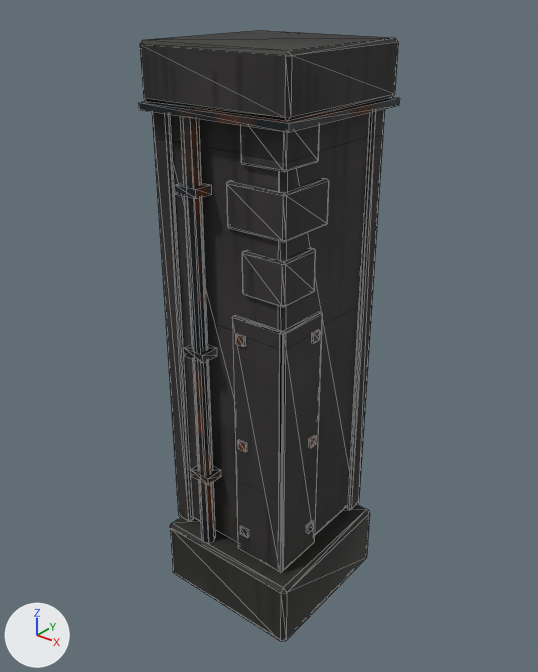
A saved change to the glTF model void-runner/assets/models/kit/kit_corner_outer_1m.glb.
The view is the same before and after, from a 50 mm lens placed at (3.04, -2.69, 3.8), pointed at (0.47, 0.51, 1.81). The lights are fixed; the arrows at lower left show +X, +Y and +Z. The picture after the commit comes second. Mesh edges are drawn as thin lines. Where no turn or scale is listed for an object, it has been applied to the vertices. Vertices at exactly the same position are counted once.

Objects in the first picture: 'kit_corner_outer_1m'.
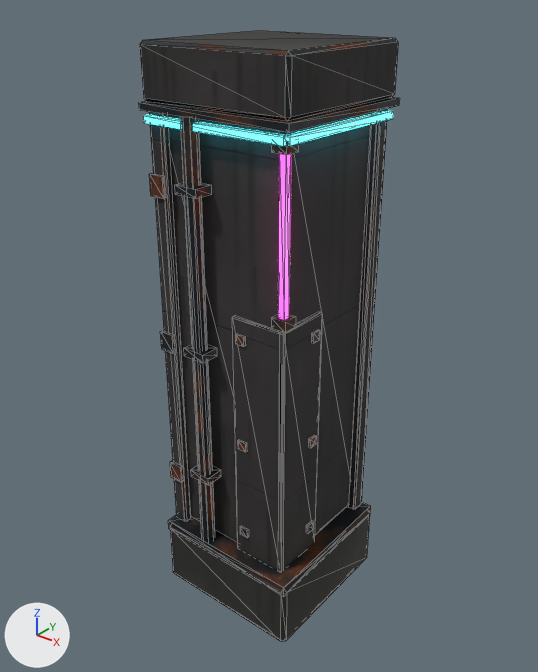
What changed in the scene script:
```text
Add mat_kit_emissive:
    mat_kit_emissive = bpy.data.materials.new('kit_emissive')
    mat_kit_emissive.use_nodes = True; mat_kit_emissive.node_tree.nodes.clear()
    _N = mat_kit_emissive.node_tree.nodes; _L = mat_kit_emissive.node_tree.links
    n0 = _N.new('ShaderNodeBsdfPrincipled'); n0.name = 'Principled BSDF'
    n0.inputs[0].default_value = (0.0, 0.0, 0.0, 1.0)  # 'Base Color', black #000000
    n0.inputs[28].default_value = 6.0  # 'Emission Strength'
    n1 = _N.new('ShaderNodeOutputMaterial'); n1.name = 'Material Output'
    n2 = _N.new('ShaderNodeTexImage'); n2.name = 'Image Texture'
    n2.image = img_kit_emissive_color_png
    _L.new(n0.outputs[0], n1.inputs[0])  # 'BSDF' to 'Surface'
    _L.new(n2.outputs[0], n0.inputs[27])  # 'Color' to 'Emission Color'
Change me_kit_corner_outer_1m:
    remove me_kit_corner_outer_1m.from_pydata(...)  # 330 vertices, 572 faces; spans x 0.0..1.0, y 0.0..1.0, z 0.0..3.5
    add me_kit_corner_outer_1m.from_pydata(...)  # 306 vertices, 512 faces; spans x 0.0..1.0, y 0.0..1.0, z 0.0..3.5
    me_kit_corner_outer_1m part 1: a new loose piece, a box spanning x 0.0..0.99, y 0.01..1.0, z 0.4..0.47, in mat_kit_metal
    me_kit_corner_outer_1m part 2: a new loose piece, a box spanning x 0.0..0.1, y 0.06..0.08, z 0.8..0.92, in mat_kit_metal
    me_kit_corner_outer_1m part 3: a new loose piece, a box spanning x 0.0..0.1, y 0.06..0.08, z 1.75..1.87, in mat_kit_metal
    me_kit_corner_outer_1m part 4: a new loose piece, a box spanning x 0.0..0.1, y 0.06..0.08, z 2.7..2.82, in mat_kit_metal
    me_kit_corner_outer_1m part 5: a new loose piece, a box spanning x 0.85..0.94, y 0.06..0.15, z 2.14..2.2, in mat_kit_metal
    me_kit_corner_outer_1m part 6: a new loose piece, a box spanning x 0.85..0.94, y 0.06..0.15, z 3.05..3.11, in mat_kit_metal
    me_kit_corner_outer_1m part 7: the loose piece of 24 vertices spanning x 0.51..0.89, y 0.1..0.49, z 2.6..2.85 is deleted
    me_kit_corner_outer_1m part 8: the loose piece of 24 vertices spanning x 0.61..0.89, y 0.1..0.39, z 2.95..3.2 is deleted
    me_kit_corner_outer_1m part 9: the loose piece of 24 vertices spanning x 0.61..0.89, y 0.1..0.39, z 2.25..2.5 is deleted
    me_kit_corner_outer_1m part 10
    6 vertices in x 0.0..0.01, y 0.1..0.11, z 0.45..3.2 move by (0.0, -0.02, 0.0)
    6 vertices in x 0.11..0.12, y 0.1..0.11, z 0.45..3.2 move by (-0.02, -0.02, 0.0)
    6 vertices in x 0.11..0.12, y 0.13..0.14, z 0.45..3.2 move by (-0.02, 0.0, 0.0)
    me_kit_corner_outer_1m part 11
    6 vertices in x 0.86..0.87, y 0.88..0.89, z 0.45..3.2 move by (0.0, 0.02, 0.0)
    6 vertices in x 0.89..0.9, y 0.88..0.89, z 0.45..3.2 move by (0.02, 0.02, 0.0)
    6 vertices in x 0.89..0.9, y 0.99..1.0, z 0.45..3.2 move by (0.02, 0.0, 0.0)
    me_kit_corner_outer_1m part 12: 96 faces spanning x 0.0..0.96, y 0.04..1.0, z 0.45..3.5 switch from mat_kit_concrete to mat_kit_metal
Add ob_kit_corner_outer_1m__neon_1:
    ob_kit_corner_outer_1m__neon_1 = bpy.data.objects.new('kit_corner_outer_1m__neon_1', me_kit_corner_outer_1m__neon_1)  # a box spanning x 0.88..0.92, y 0.08..0.12, z 2.2..3.05
    ob_kit_corner_outer_1m__neon_1.location = (0.0, 0.0, 0.0)
Add ob_kit_corner_outer_1m__neon_0:
    ob_kit_corner_outer_1m__neon_0 = bpy.data.objects.new('kit_corner_outer_1m__neon_0', me_kit_corner_outer_1m__neon_0)  # a box spanning x 0.0..0.93, y 0.05..0.09, z 3.09..3.13; a box spanning x 0.91..0.95, y 0.07..1.0, z 3.09..3.13
    ob_kit_corner_outer_1m__neon_0.location = (0.0, 0.0, 0.0)
```

Location of each change, [x1, y1, x2, y2] in pixels of the pictures (538 x 672 px; the box of a moved part takes in the faces that stretch with it):
'kit_corner_outer_1m__neon_0', added (cyan): after [144, 110, 394, 146]
'kit_corner_outer_1m__neon_1', added (pink): after [278, 153, 291, 320]
part 1 of me_kit_corner_outer_1m, added: after [168, 502, 371, 597]
part 2 of me_kit_corner_outer_1m, added: after [170, 461, 184, 483]
part 3 of me_kit_corner_outer_1m, added: after [160, 330, 176, 354]
part 4 of me_kit_corner_outer_1m, added: after [149, 173, 166, 198]
part 5 of me_kit_corner_outer_1m, added: after [271, 315, 296, 333]
part 6 of me_kit_corner_outer_1m, added: after [272, 141, 299, 155]
part 7 of me_kit_corner_outer_1m, deleted: before [226, 178, 329, 242]
part 8 of me_kit_corner_outer_1m, deleted: before [240, 125, 319, 172]
part 9 of me_kit_corner_outer_1m, deleted: before [242, 248, 316, 307]
part 10 of me_kit_corner_outer_1m, moved or reshaped: before [152, 112, 193, 522]; after [149, 112, 191, 521]
part 11 of me_kit_corner_outer_1m, moved or reshaped: before [347, 109, 385, 510]; after [348, 108, 388, 508]
part 12 of me_kit_corner_outer_1m, edited (looks the same): [140, 38, 398, 121] in both
